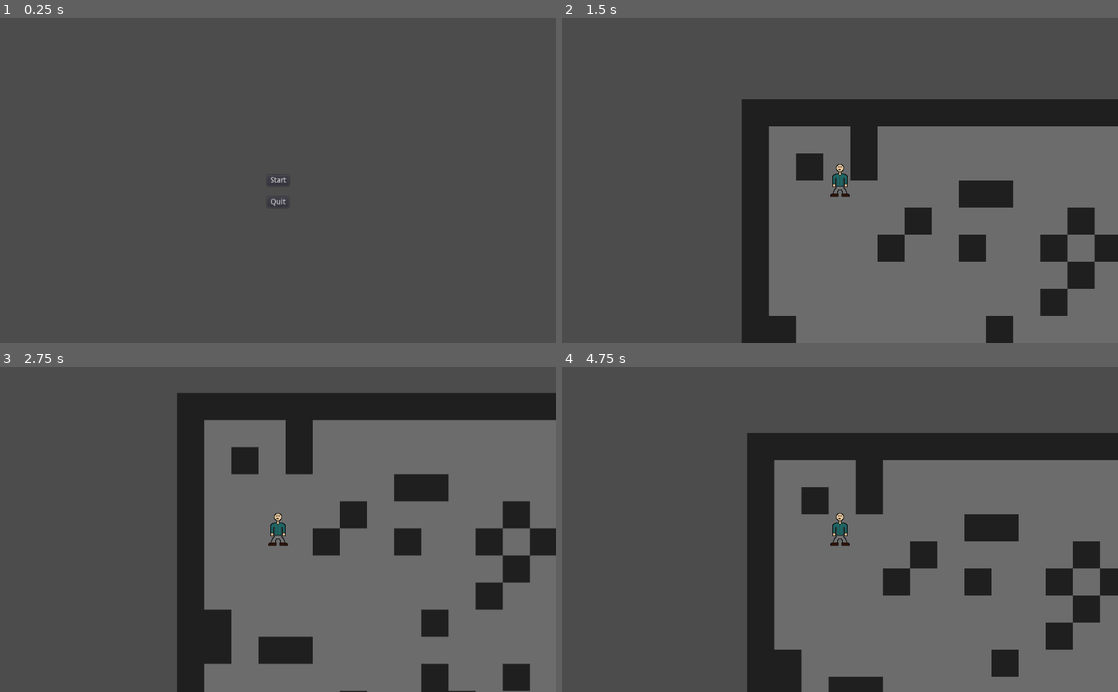
Above: before the commit, frames 1-4 (two rows, left to right).
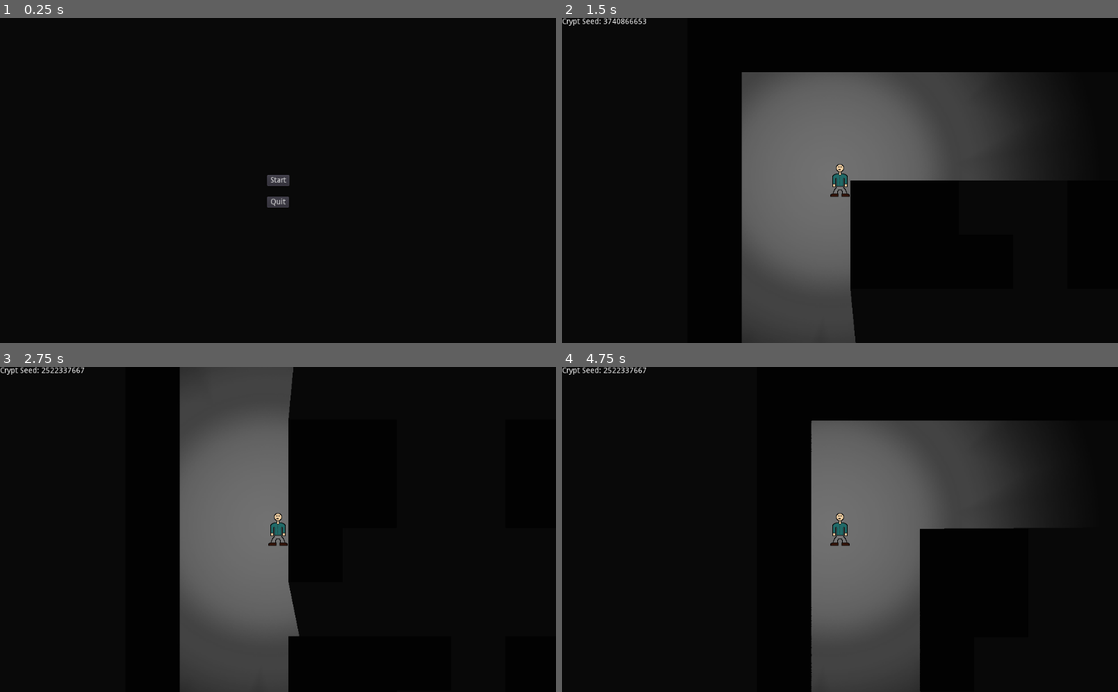
Above: after the commit, the same moments.

Repository: jamesaorson/into-the-crypt
Game: Godot game, scene res://ui/main_menu/main_menu.tscn
Same seed, same stepped clock (60 frames per second), same inputs: the game is played once before the commit and once after it.
Inputs:
- Up to frame 1 (0.25 s): no input
- Up to frame 2 (1.5 s): click "Start" at 0.5 s; tap Enter (ui_accept) at 1.25 s; hold D (player_move_right) from 1.28 s (still down); tap Shift (sprint) at 1.35 s
- Up to frame 3 (2.75 s): tap Enter (ui_accept) at 1.52, 2.27 s; tap F5 (reset, bound only after the commit) at 2 s; release D (player_move_right) at 2.03 s; hold S (player_move_down) from 2.03 s (still down); tap Shift (sprint) at 2.1 s
- Up to frame 4 (4.75 s): release S (player_move_down) at 2.78 s; hold D (player_move_right) 2.78-3.53 s; tap Shift (sprint) at 2.85, 3.6, 4.35 s; hold W (player_move_up) 3.53-4.28 s; tap Enter (ui_accept) at 3.77, 4.52 s; hold A (player_move_left) from 4.28 s (still down)

The runs differ from the first frame. In frame 1, 100% of the frame differs, in the area x 0-100%, y 0-100%; in frame 2, 84%; in frame 3, 82%; in frame 4, 85%.

Commit message:
Create random crypt based on seed with various hallways

Diff:
--- a/crypt/crypt.gd
+++ b/crypt/crypt.gd
@@ -6,13 +6,15 @@
 # Godot Functions #
 ###################
 
+func _process(delta):
+	if Input.is_action_pressed("pause"):
+		quit_game()
+	elif Input.is_action_pressed("reset"):
+		create_crypt()
+
 func _ready():
 	set_process(true)
 	create_crypt()
-
-func _process(delta):
-	if Input.is_action_pressed("pause"):
-		quit_game()
 
 ####################
 # Helper Functions #
@@ -26,7 +28,9 @@
 	else:
 		cryptGeneratorNode = cryptGenerator.instance()
 		get_tree().root.add_child(cryptGeneratorNode)
-	cryptGeneratorNode.generate_crypt()
+	randomize()
+	var cryptSeed = randi()
+	cryptGeneratorNode.generate_crypt(cryptSeed)
 
 func quit_game():
 	get_tree().quit()
--- a/crypt/crypt_generator/crypt.tres
+++ b/crypt/crypt_generator/crypt.tres
@@ -1,9 +1,12 @@
-[gd_resource type="TileSet" load_steps=4 format=2]
+[gd_resource type="TileSet" load_steps=5 format=2]
 
 [ext_resource path="res://assets/crypt/floor.png" type="Texture" id=1]
 [ext_resource path="res://assets/crypt/wall.png" type="Texture" id=2]
 
-[sub_resource type="ConvexPolygonShape2D" id=1]
+[sub_resource type="OccluderPolygon2D" id=1]
+polygon = PoolVector2Array( 0, 0, 50, 0, 50, 50, 0, 50 )
+
+[sub_resource type="ConvexPolygonShape2D" id=2]
 points = PoolVector2Array( 0, 0, 50, 0, 50, 50, 0, 50 )
 
 [resource]
@@ -24,12 +27,13 @@
 1/region = Rect2( 0, 0, 50, 50 )
 1/tile_mode = 0
 1/occluder_offset = Vector2( 0, 0 )
+1/occluder = SubResource( 1 )
 1/navigation_offset = Vector2( 0, 0 )
 1/shapes = [ {
 "autotile_coord": Vector2( 0, 0 ),
 "one_way": false,
 "one_way_margin": 1.0,
-"shape": SubResource( 1 ),
+"shape": SubResource( 2 ),
 "shape_transform": Transform2D( 1, 0, 0, 1, 0, 0 )
 } ]
 1/z_index = 0
--- a/crypt/crypt_generator/crypt_generator.gd
+++ b/crypt/crypt_generator/crypt_generator.gd
@@ -5,15 +5,275 @@
 const FLOOR_TILE = 0
 const WALL_TILE = 1
 
-const CRYPT_HEIGHT = 18
-const CRYPT_WIDTH = 32
+const CRYPT_SECTION_SIZE = 4
+
+var CRYPT_HEIGHT
+const CRYPT_MAX_HEIGHT = 100
+const CRYPT_MIN_HEIGHT = 30
+
+var CRYPT_WIDTH
+const CRYPT_MAX_WIDTH = 100
+const CRYPT_MIN_WIDTH = 30
 
 const PLAYER_START_POSITION = Vector2(3, 3)
 const PLAYER_HEIGHT = 3
 const PLAYER_WIDTH = 2
 
+const CORNERS = [
+	[
+		[1, 1, 1, 1],
+		[0, 0, 0, 1],
+		[0, 0, 0, 1],
+		[1, 0, 0, 1]
+	],
+	[
+		[1, 0, 0, 1],
+		[0, 0, 0, 1],
+		[0, 0, 0, 1],
+		[1, 1, 1, 1]
+	],
+	[
+		[1, 0, 0, 1],
+		[1, 0, 0, 0],
+		[1, 0, 0, 0],
+		[1, 1, 1, 1]
+	],
+	[
+		[1, 1, 1, 1],
+		[1, 0, 0, 0],
+		[1, 0, 0, 0],
+		[1, 0, 0, 1]
+	]
+]
+const TOP_RIGHT_CORNER    = CORNERS[0]
+const BOTTOM_RIGHT_CORNER = CORNERS[1]
+const BOTTOM_LEFT_CORNER  = CORNERS[2]
+const TOP_LEFT_CORNER     = CORNERS[3]
+
+const HORIZONTAL_HALLWAYS = [
+	[
+		[1, 0, 0, 1],
+		[0, 0, 0, 0],
+		[0, 0, 0, 0],
+		[1, 0, 0, 1]
+	],
+	[
+		[1, 0, 1, 1],
+		[0, 0, 0, 0],
+		[0, 0, 0, 0],
+		[1, 0, 0, 1]
+	],
+	[
+		[1, 1, 0, 1],
+		[0, 0, 0, 0],
+		[0, 0, 0, 0],
+		[1, 0, 0, 1]
+	],
+	[
+		[1, 1, 1, 1],
+		[0, 0, 0, 0],
+		[0, 0, 0, 0],
+		[1, 0, 0, 1]
+	],
+	[
+		[1, 0, 0, 1],
+		[0, 0, 0, 0],
+		[0, 0, 0, 0],
+		[1, 0, 1, 1]
+	],
+	[
+		[1, 0, 1, 1],
+		[0, 0, 0, 0],
+		[0, 0, 0, 0],
+		[1, 0, 1, 1]
+	],
+	[
+		[1, 1, 0, 1],
+		[0, 0, 0, 0],
+		[0, 0, 0, 0],
+		[1, 0, 1, 1]
+	],
+	[
+		[1, 1, 1, 1],
+		[0, 0, 0, 0],
+		[0, 0, 0, 0],
+		[1, 0, 1, 1]
+	],
+	[
+		[1, 0, 0, 1],
+		[0, 0, 0, 0],
+		[0, 0, 0, 0],
+		[1, 1, 0, 1]
+	],
+	[
+		[1, 0, 1, 1],
+		[0, 0, 0, 0],
+		[0, 0, 0, 0],
+		[1, 1, 0, 1]
+	],
+	[
+		[1, 1, 0, 1],
+		[0, 0, 0, 0],
+		[0, 0, 0, 0],
+		[1, 1, 0, 1]
+	],
+	[
+		[1, 1, 1, 1],
+		[0, 0, 0, 0],
+		[0, 0, 0, 0],
+		[1, 1, 0, 1]
+	],
+	[
+		[1, 0, 0, 1],
+		[0, 0, 0, 0],
+		[0, 0, 0, 0],
+		[1, 1, 1, 1]
+	],
+	[
+		[1, 0, 1, 1],
+		[0, 0, 0, 0],
+		[0, 0, 0, 0],
+		[1, 1, 1, 1]
+	],
+	[
+		[1, 1, 0, 1],
+		[0, 0, 0, 0],
+		[0, 0, 0, 0],
+		[1, 1, 1, 1]
+	],
+	[
+		[1, 1, 1, 1],
+		[0, 0, 0, 0],
+		[0, 0, 0, 0],
+		[1, 1, 1, 1]
+	]
+]
+const TOP_HORIZONTAL_HALLWAYS = [
+	HORIZONTAL_HALLWAYS[3],
+	HORIZONTAL_HALLWAYS[7],
+	HORIZONTAL_HALLWAYS[11],
+	HORIZONTAL_HALLWAYS[15]
+]
+const BOTTOM_HORIZONTAL_HALLWAYS = [
+	HORIZONTAL_HALLWAYS[12],
+	HORIZONTAL_HALLWAYS[13],
+	HORIZONTAL_HALLWAYS[14],
+	HORIZONTAL_HALLWAYS[15]
+]
+const VERTICAL_HALLWAYS   = [
+	[
+		[1, 0, 0, 1],
+		[0, 0, 0, 0],
+		[0, 0, 0, 0],
+		[1, 0, 0, 1]
+	],
+	[
+		[1, 0, 0, 1],
+		[0, 0, 0, 1],
+		[0, 0, 0, 0],
+		[1, 0, 0, 1]
+	],
+	[
+		[1, 0, 0, 1],
+		[1, 0, 0, 0],
+		[0, 0, 0, 0],
+		[1, 0, 0, 1]
+	],
+	[
+		[1, 0, 0, 1],
+		[1, 0, 0, 1],
+		[0, 0, 0, 0],
+		[1, 0, 0, 1]
+	],
+	[
+		[1, 0, 0, 1],
+		[0, 0, 0, 0],
+		[0, 0, 0, 1],
+		[1, 0, 0, 1]
+	],
+	[
+		[1, 0, 0, 1],
+		[0, 0, 0, 1],
+		[0, 0, 0, 1],
+		[1, 0, 0, 1]
+	],
+	[
+		[1, 0, 0, 1],
+		[1, 0, 0, 0],
+		[0, 0, 0, 1],
+		[1, 0, 0, 1]
+	],
+	[
+		[1, 0, 0, 1],
+		[1, 0, 0, 1],
+		[0, 0, 0, 1],
+		[1, 0, 0, 1]
+	],
+	[
+		[1, 0, 0, 1],
+		[0, 0, 0, 0],
+		[1, 0, 0, 0],
+		[1, 0, 0, 1]
+	],
+	[
+		[1, 0, 0, 1],
+		[0, 0, 0, 1],
+		[1, 0, 0, 0],
+		[1, 0, 0, 1]
+	],
+	[
+		[1, 0, 0, 1],
+		[1, 0, 0, 0],
+		[1, 0, 0, 0],
+		[1, 0, 0, 1]
+	],
+	[
+		[1, 0, 0, 1],
+		[1, 0, 0, 1],
+		[1, 0, 0, 0],
+		[1, 0, 0, 1]
+	],
+	[
+		[1, 0, 0, 1],
+		[0, 0, 0, 0],
+		[1, 0, 0, 1],
+		[1, 0, 0, 1]
+	],
+	[
+		[1, 0, 0, 1],
+		[0, 0, 0, 1],
+		[1, 0, 0, 1],
+		[1, 0, 0, 1]
+	],
+	[
+		[1, 0, 0, 1],
+		[1, 0, 0, 0],
+		[1, 0, 0, 1],
+		[1, 0, 0, 1]
+	],
+	[
+		[1, 0, 0, 1],
+		[1, 0, 0, 1],
+		[1, 0, 0, 1],
+		[1, 0, 0, 1]
+	]
+]
+const LEFT_VERTICAL_HALLWAYS = [
+	VERTICAL_HALLWAYS[10],
+	VERTICAL_HALLWAYS[11],
+	VERTICAL_HALLWAYS[14],
+	VERTICAL_HALLWAYS[15]
+]
+const RIGHT_VERTICAL_HALLWAYS = [
+	VERTICAL_HALLWAYS[5],
+	VERTICAL_HALLWAYS[7],
+	VERTICAL_HALLWAYS[13],
+	VERTICAL_HALLWAYS[15]
+]
+
 var playerStartPosition = map_to_world(PLAYER_START_POSITION)
 var crypt = []
+var cryptSeed = -1
 
 ####################
 # Helper Functions #
@@ -25,36 +285,65 @@
 	if len(playerNodes) != 0:
 		player = playerNodes[0]
 	else:
-		print("Creating player at: ", world_to_map(self.playerStartPosition), " ", self.playerStartPosition)
 		player = playerScene.instance()
 		get_tree().root.add_child(player)
 	player.position.x = self.playerStartPosition.x
 	player.position.y = self.playerStartPosition.y
+	player.set_crypt_seed_text(self.cryptSeed)
 
 func draw_crypt():
 	for y in range(len(self.crypt)):
 		for x in range(len(self.crypt[y])):
 			set_cell(x, y, self.crypt[y][x])
 
-func generate_crypt():
-	print("Generating crypt...")
-	randomize()
+func generate_crypt(cryptSeed):
+	self.cryptSeed = cryptSeed
+	print("Generating crypt with seed ", self.cryptSeed)
+	seed(self.cryptSeed)
+	clear()
+	CRYPT_HEIGHT = CRYPT_SECTION_SIZE * floor(rand_range(CRYPT_MIN_HEIGHT, CRYPT_MAX_HEIGHT))
+	CRYPT_WIDTH = CRYPT_SECTION_SIZE * floor(rand_range(CRYPT_MIN_WIDTH, CRYPT_MAX_WIDTH))
+	initalize_crypt_object()
+	for y in range(0, CRYPT_HEIGHT, CRYPT_SECTION_SIZE):
+		for x in range(0, CRYPT_WIDTH, CRYPT_SECTION_SIZE):
+			var cryptSection = null
+
+			if y == 0:
+				if x == 0:
+					cryptSection = TOP_LEFT_CORNER
+				elif x == CRYPT_WIDTH - CRYPT_SECTION_SIZE:
+					cryptSection = TOP_RIGHT_CORNER
+				else:
+					cryptSection = TOP_HORIZONTAL_HALLWAYS[floor(rand_range(1, len(TOP_HORIZONTAL_HALLWAYS))) - 1]
+			elif y == CRYPT_HEIGHT - CRYPT_SECTION_SIZE:
+				if x == CRYPT_WIDTH - CRYPT_SECTION_SIZE:
+					cryptSection = BOTTOM_RIGHT_CORNER
+				elif x == 0:
+					cryptSection = BOTTOM_LEFT_CORNER
+				else:
+					cryptSection = BOTTOM_HORIZONTAL_HALLWAYS[floor(rand_range(1, len(BOTTOM_HORIZONTAL_HALLWAYS))) - 1]
+			elif x == 0:
+				cryptSection = LEFT_VERTICAL_HALLWAYS[floor(rand_range(1, len(LEFT_VERTICAL_HALLWAYS))) - 1]
+			elif x == CRYPT_WIDTH - CRYPT_SECTION_SIZE:
+				cryptSection = RIGHT_VERTICAL_HALLWAYS[floor(rand_range(1, len(RIGHT_VERTICAL_HALLWAYS))) - 1]
+			else:
+				var choice = rand_range(1, 10)
+				if choice > 6:
+					cryptSection = HORIZONTAL_HALLWAYS[floor(rand_range(1, len(HORIZONTAL_HALLWAYS))) - 1]
+				else:
+					cryptSection = VERTICAL_HALLWAYS[floor(rand_range(1, len(VERTICAL_HALLWAYS))) - 1]
+			set_crypt_section(Vector2(x, y), cryptSection)
+	draw_crypt()
+	create_player()
+
+func initalize_crypt_object():
+	self.crypt = []
 	for y in range(CRYPT_HEIGHT):
 		self.crypt.append([])
 		self.crypt[y].resize(CRYPT_WIDTH)
-		for x in range(CRYPT_WIDTH):
-			if (x >= PLAYER_START_POSITION.x and
-			    x < PLAYER_START_POSITION.x + PLAYER_WIDTH and
-				y >= PLAYER_START_POSITION.y and
-				y < PLAYER_START_POSITION.y + PLAYER_HEIGHT):
-				self.crypt[y][x] = FLOOR_TILE
-			elif x == 0 or x == CRYPT_WIDTH - 1 or y == 0 or y == CRYPT_HEIGHT - 1:
-				self.crypt[y][x] = WALL_TILE
-			else:
-				var tileChoice = rand_range(1, 10)
-				if tileChoice > 2:
-					self.crypt[y][x] = FLOOR_TILE
-				else:
-					self.crypt[y][x] = WALL_TILE
-	draw_crypt()
-	create_player()
+
+func set_crypt_section(originPosition, cryptSection):
+	for y in range(len(cryptSection)):
+		var cryptRow = cryptSection[y]
+		for x in range(len(cryptRow)):
+			self.crypt[y + originPosition.y][x + originPosition.x] = cryptRow[x]
--- a/crypt/crypt_generator/crypt_generator.tscn
+++ b/crypt/crypt_generator/crypt_generator.tscn
@@ -13,3 +13,6 @@
 collision_layer = 2
 format = 1
 script = ExtResource( 2 )
+
+[node name="CanvasModulate" type="CanvasModulate" parent="."]
+color = Color( 0.0784314, 0.0784314, 0.0784314, 1 )
--- a/crypt/crypt_generator/crypt_tileset.tscn
+++ b/crypt/crypt_generator/crypt_tileset.tscn
@@ -1,7 +1,10 @@
-[gd_scene load_steps=3 format=2]
+[gd_scene load_steps=4 format=2]
 
 [ext_resource path="res://assets/crypt/floor.png" type="Texture" id=1]
 [ext_resource path="res://assets/crypt/wall.png" type="Texture" id=2]
+
+[sub_resource type="OccluderPolygon2D" id=1]
+polygon = PoolVector2Array( 0, 0, 50, 0, 50, 50, 0, 50 )
 
 [node name="Node2D" type="Node2D"]
 
@@ -18,3 +21,6 @@
 
 [node name="CollisionPolygon2D" type="CollisionPolygon2D" parent="Wall/StaticBody2D"]
 polygon = PoolVector2Array( 0, 0, 50, 0, 50, 50, 0, 50 )
+
+[node name="LightOccluder2D" type="LightOccluder2D" parent="Wall"]
+occluder = SubResource( 1 )
--- a/player/player.tscn
+++ b/player/player.tscn
@@ -1,11 +1,13 @@
-[gd_scene load_steps=3 format=2]
+[gd_scene load_steps=4 format=2]
 
 [ext_resource path="res://player/playerKinematicBody.gd" type="Script" id=1]
 [ext_resource path="res://player/player.tres" type="SpriteFrames" id=2]
+[ext_resource path="res://assets/player/light.png" type="Texture" id=3]
 
 [node name="PlayerKinematicBody2D" type="KinematicBody2D" groups=[
 "player",
 ]]
+scale = Vector2( 0.5, 0.5 )
 collision_mask = 6
 script = ExtResource( 1 )
 
@@ -17,7 +19,18 @@
 
 [node name="Camera2D" type="Camera2D" parent="."]
 current = true
+zoom = Vector2( 0.5, 0.5 )
 drag_margin_left = 0.1
 drag_margin_top = 0.1
 drag_margin_right = 0.1
 drag_margin_bottom = 0.1
+
+[node name="Light2D" type="Light2D" parent="."]
+texture = ExtResource( 3 )
+shadow_enabled = true
+
+[node name="CryptSeedLayer" type="CanvasLayer" parent="."]
+
+[node name="CryptSeedLabel" type="Label" parent="CryptSeedLayer"]
+margin_right = 40.0
+margin_bottom = 14.0
--- a/player/playerKinematicBody.gd
+++ b/player/playerKinematicBody.gd
@@ -36,3 +36,10 @@
 		velocity += self.RIGHT.vector * Input.get_action_strength(self.RIGHT.inputName) * speed
 
 	velocity *= friction
+
+func set_crypt_seed_text(cryptSeed):
+	var cryptSeedString = "Crypt Seed: " + str(cryptSeed)
+	print(cryptSeedString)
+	var labelNode = get_node("/root/PlayerKinematicBody2D/CryptSeedLayer/CryptSeedLabel")
+	labelNode.text = cryptSeedString
+	labelNode.update()
--- a/project.godot
+++ b/project.godot
@@ -65,7 +65,14 @@
 , Object(InputEventJoypadButton,"resource_local_to_scene":false,"resource_name":"","device":0,"button_index":11,"pressure":0.0,"pressed":false,"script":null)
  ]
 }
+reset={
+"deadzone": 0.5,
+"events": [ Object(InputEventKey,"resource_local_to_scene":false,"resource_name":"","device":0,"alt":false,"shift":false,"control":false,"meta":false,"command":false,"pressed":false,"scancode":16777248,"unicode":0,"echo":false,"script":null)
+, Object(InputEventJoypadButton,"resource_local_to_scene":false,"resource_name":"","device":0,"button_index":10,"pressure":0.0,"pressed":false,"script":null)
+ ]
+}
 
 [rendering]
 
+environment/default_clear_color=Color( 0.0392157, 0.0392157, 0.0392157, 1 )
 environment/default_environment="res://default_env.tres"
Binary file added: assets/player/light.png
Not shown, added: assets/player/light.png.import
Not shown, added: assets/crypt/affinity_files/floor.afphoto
Not shown, added: assets/crypt/affinity_files/wall.afphoto
Not shown, added: assets/player/affinity_files/light.afphoto
